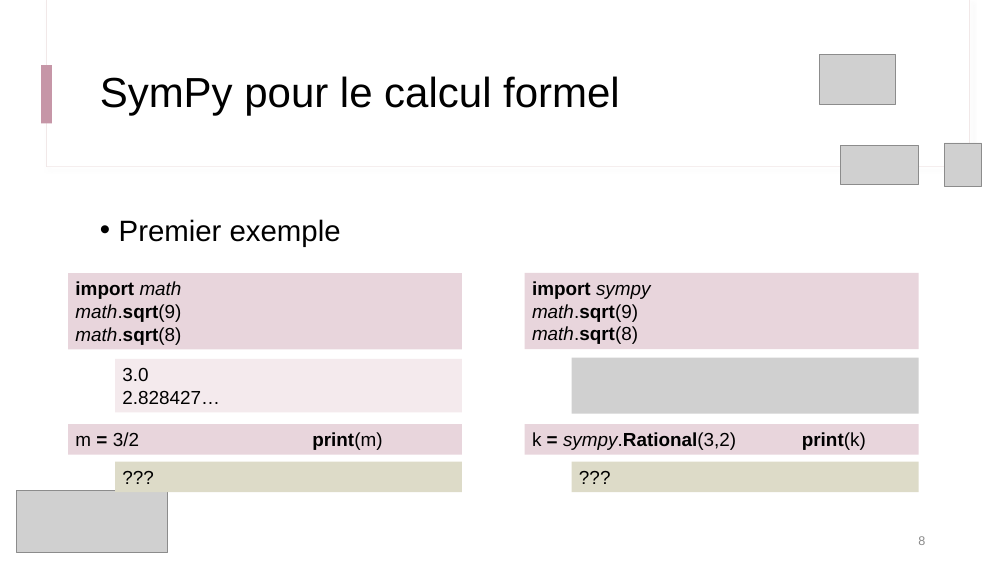
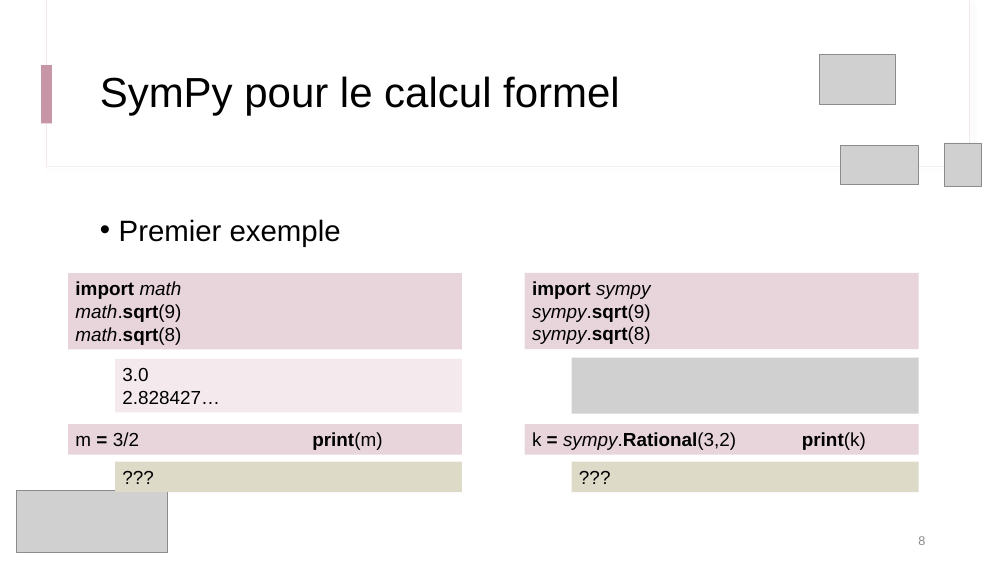
Before and after one commit to IOGS-Digital-Methods/semester-5, a slide deck: slide 8 of ONIP/onip_b1_methodes_numeriques/seance2_equation_diff/B1_s2_1_Approche_Symbolique.pptx. Drawn at 1008x567 pixels with LibreOffice and Linux fonts; fonts in the diff are those of the drawing; grey boxes stand for pictures. Boxes give left, top, right and bottom in pixels: in the first picture for what was removed or moved away, otherwise in the second. Text is boxed around its words. In the diff, an @@ line names an element or a change of style, - is before the commit and + after.

```diff
--- a/ONIP/onip_b1_methodes_numeriques/seance2_equation_diff/B1_s2_1_Approche_Symbolique.pptx
+++ b/ONIP/onip_b1_methodes_numeriques/seance2_equation_diff/B1_s2_1_Approche_Symbolique.pptx
@@ text in rectangle at bbox=[532, 304, 651, 344]: text changed @@
-math.sqrt(9)
-math.sqrt(8)
+sympy.sqrt(9)
+sympy.sqrt(8)
```
Also in this commit, not shown: 3 other slides changed, 3 other files.
